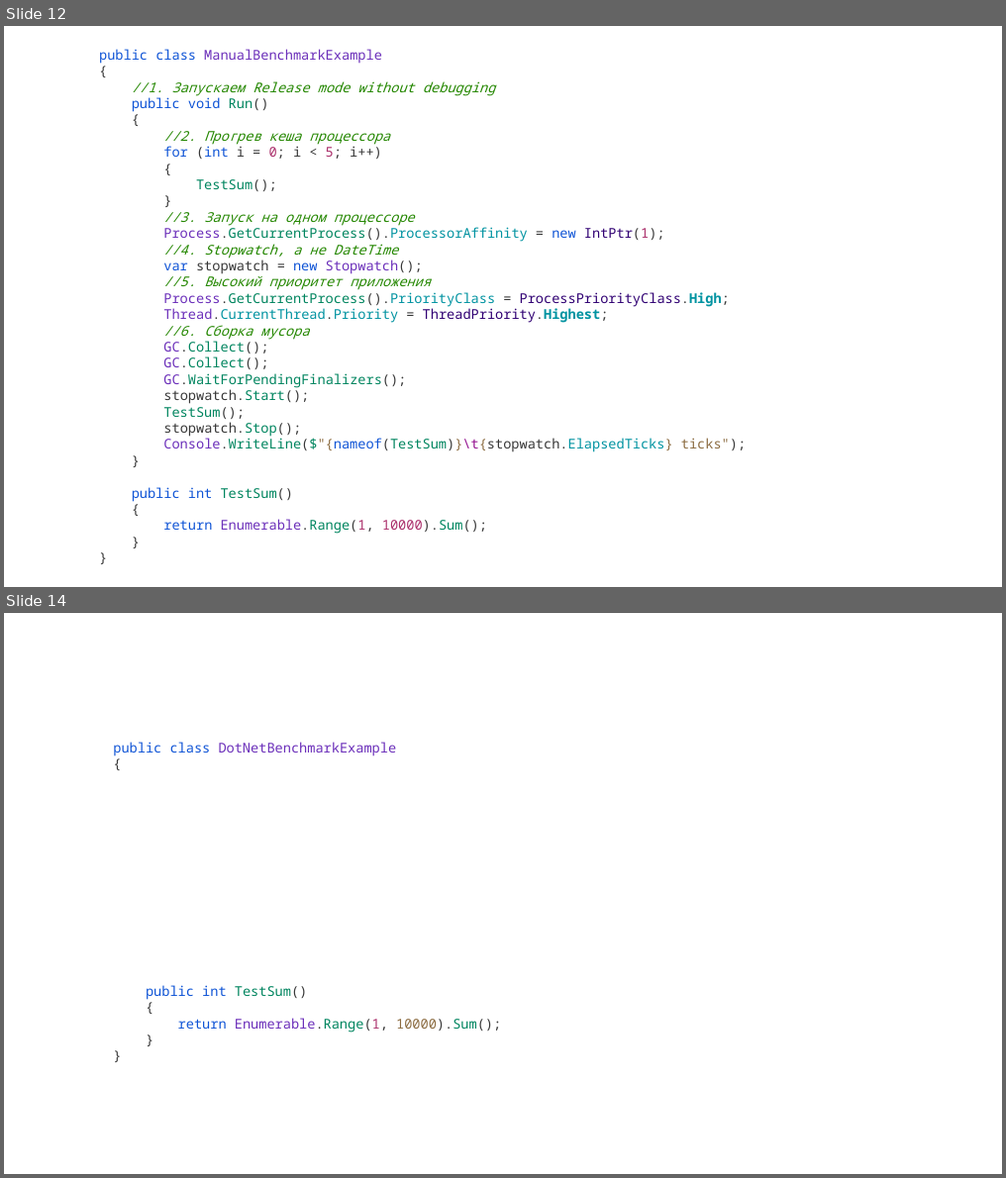
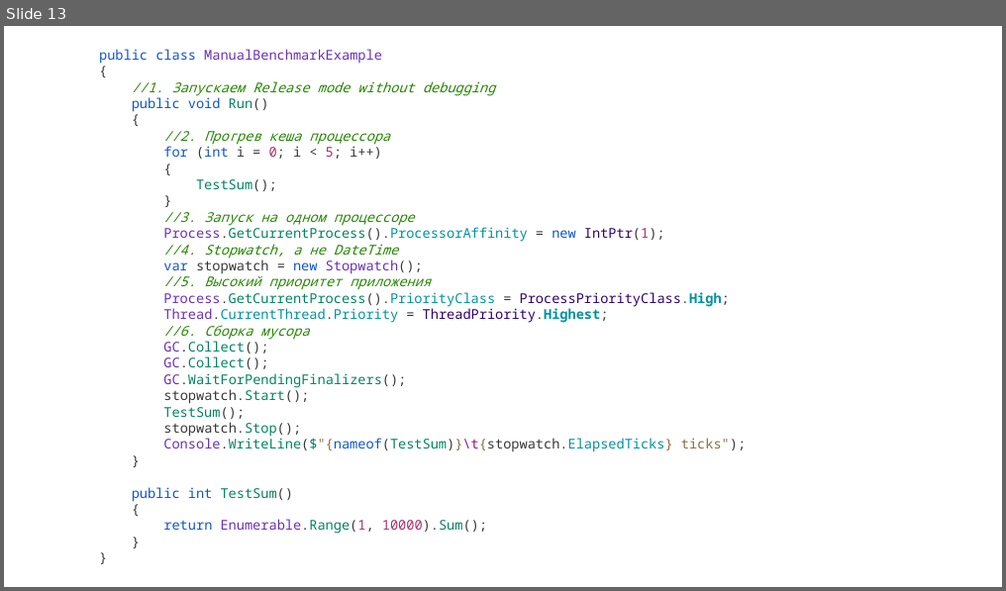
Before and after one commit to tolltech/ulearn-additional, a slide deck: benchmark/Solves/Benchmark.pptx. Shown one above the other, each under a label of ours: slides 12 and 14 before the commit, slide 13 after it; the slides between them are not shown. The pictures are 1006x1178 and 1006x591 pixels, drawn with LibreOffice and Linux fonts; fonts in the diff are those of the drawing. Boxes give left, top, right and bottom in pixels: in the first picture for what was removed or moved away, otherwise in the second. Text is boxed around its words. In the diff, an @@ line names an element or a change of style, - is before the commit and + after.

```diff
--- a/benchmark/Solves/Benchmark.pptx
+++ b/benchmark/Solves/Benchmark.pptx
@@ slide 14 removed at [4,613,1002,1174], background #FFFFFF @@
@@ text removed at [113,742,501,1033] @@
-public class DotNetBenchmarkExample
-{
-public int TestSum()
-{
-return Enumerable.Range(1, 10000).Sum();
-}
-}
@@ what was slide 12 is now slide 13 @@
```
Also in this commit, not shown: 1 slide changed, 8 slides added, 4 other slides removed, 7 other files.
